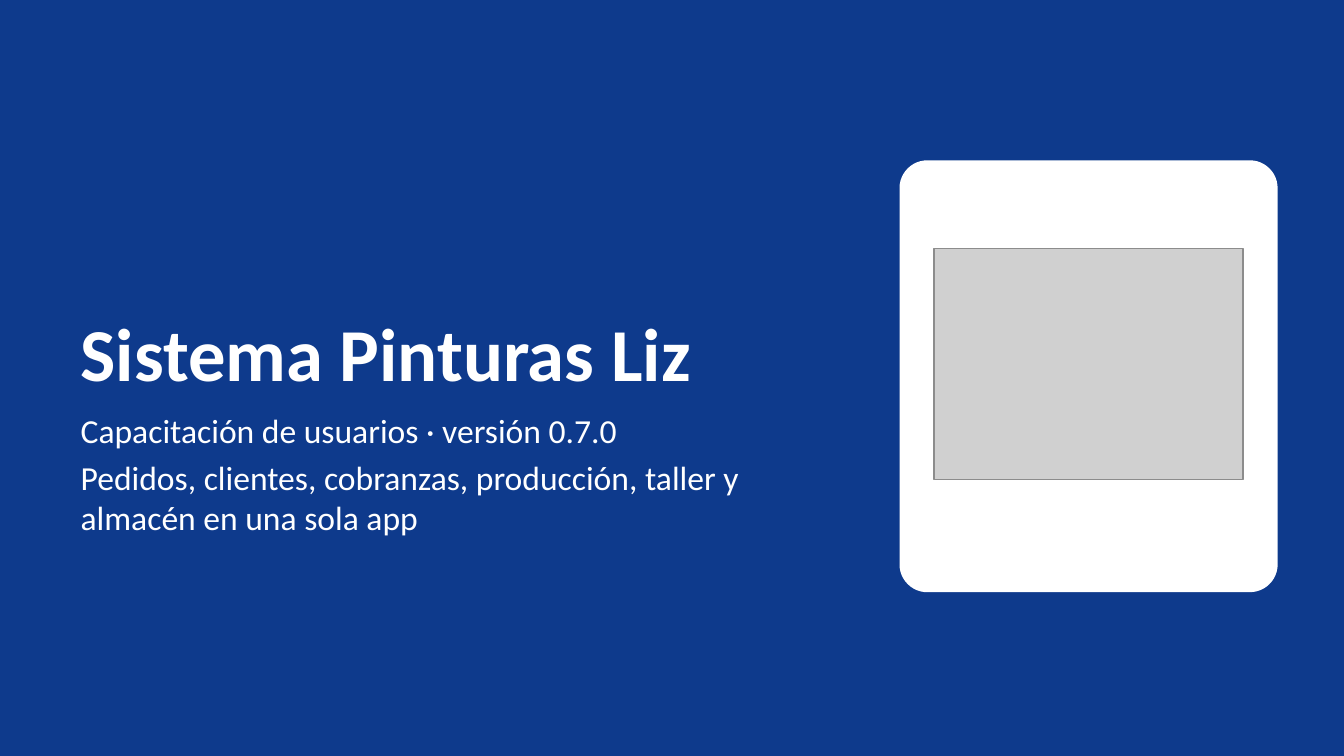
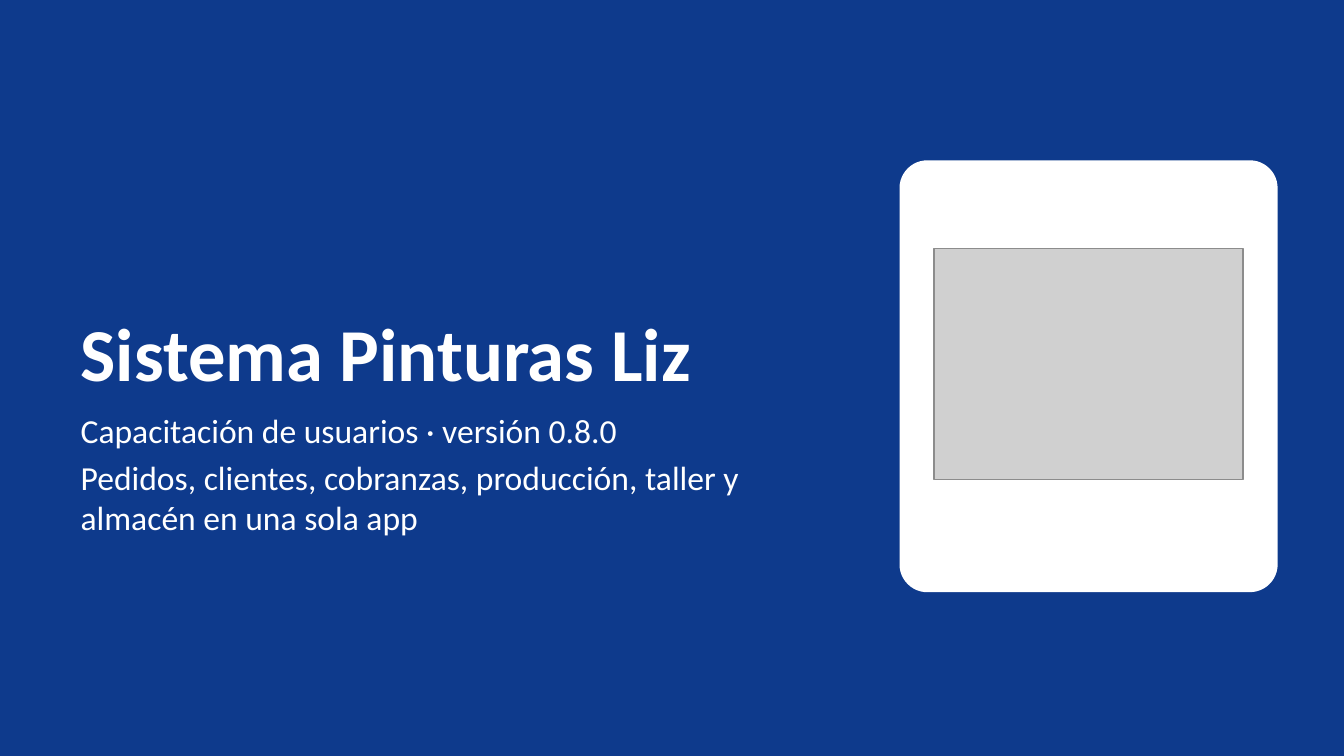
Before and after one commit to estadisticoJ/pinturas-liz-app, a slide deck: slide 1 of docs/capacitacion/capacitacion-pinturas-liz.pptx. Drawn at 1344x756 pixels with LibreOffice and Linux fonts; fonts in the diff are those of the drawing; grey boxes stand for pictures. Boxes give left, top, right and bottom in pixels: in the first picture for what was removed or moved away, otherwise in the second. Text is boxed around its words. In the diff, an @@ line names an element or a change of style, - is before the commit and + after.

```diff
--- a/docs/capacitacion/capacitacion-pinturas-liz.pptx
+++ b/docs/capacitacion/capacitacion-pinturas-liz.pptx
@@ text at box(81, 419, 617, 449): text changed @@
-Capacitación de usuarios · versión 0.7.0
+Capacitación de usuarios · versión 0.8.0
```
Also in this commit, not shown: 31 other slides changed, 3 slides added, 34 other files.
